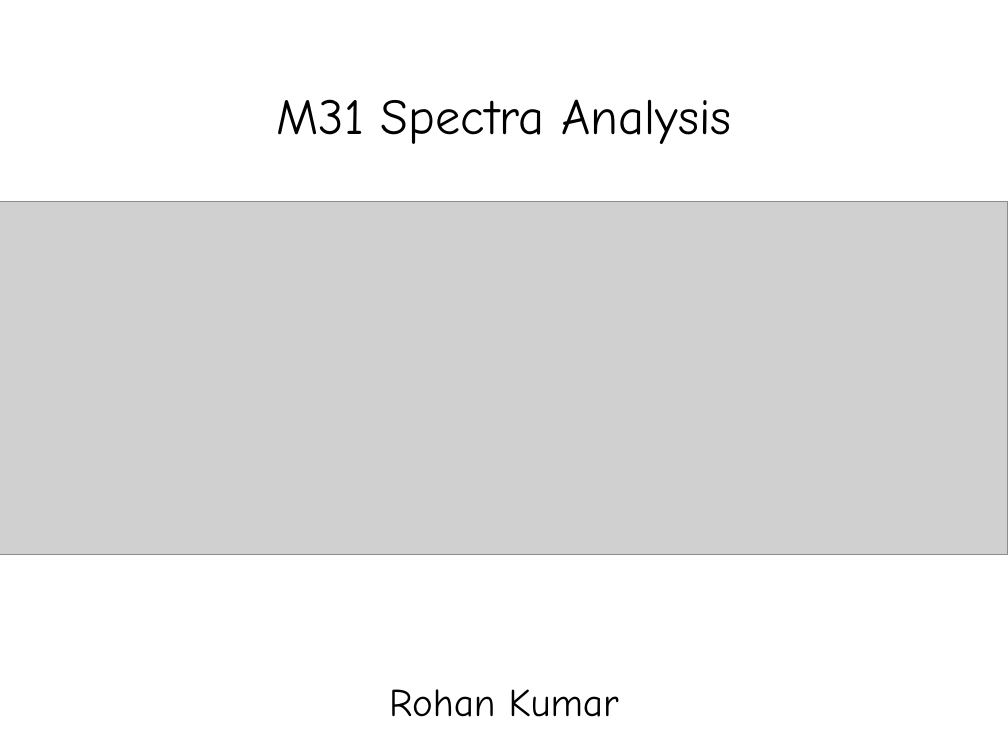
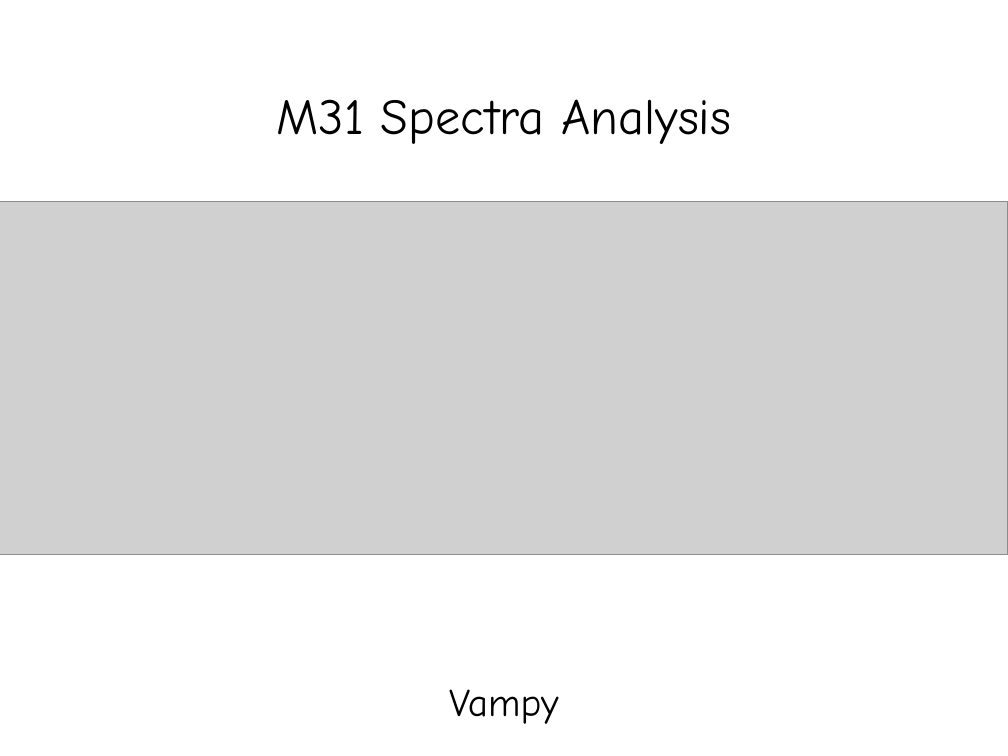
Before and after one commit to vaammpyy/M31-Spectra-Analysis, a slide deck: slide 1 of M31 Report.pptx. Drawn at 1008x756 pixels with LibreOffice and Linux fonts; fonts in the diff are those of the drawing; grey boxes stand for pictures. Boxes give left, top, right and bottom in pixels: in the first picture for what was removed or moved away, otherwise in the second. Text is boxed around its words. In the diff, an @@ line names an element or a change of style, - is before the commit and + after.

```diff
--- a/M31 Report.pptx
+++ b/M31 Report.pptx
@@ text at bbox=[449, 689, 558, 724]: text changed @@
-Rohan Kumar
+Vampy
```
Also in this commit, not shown: 9 other slides changed, 16 slides added, 1 slide removed.
